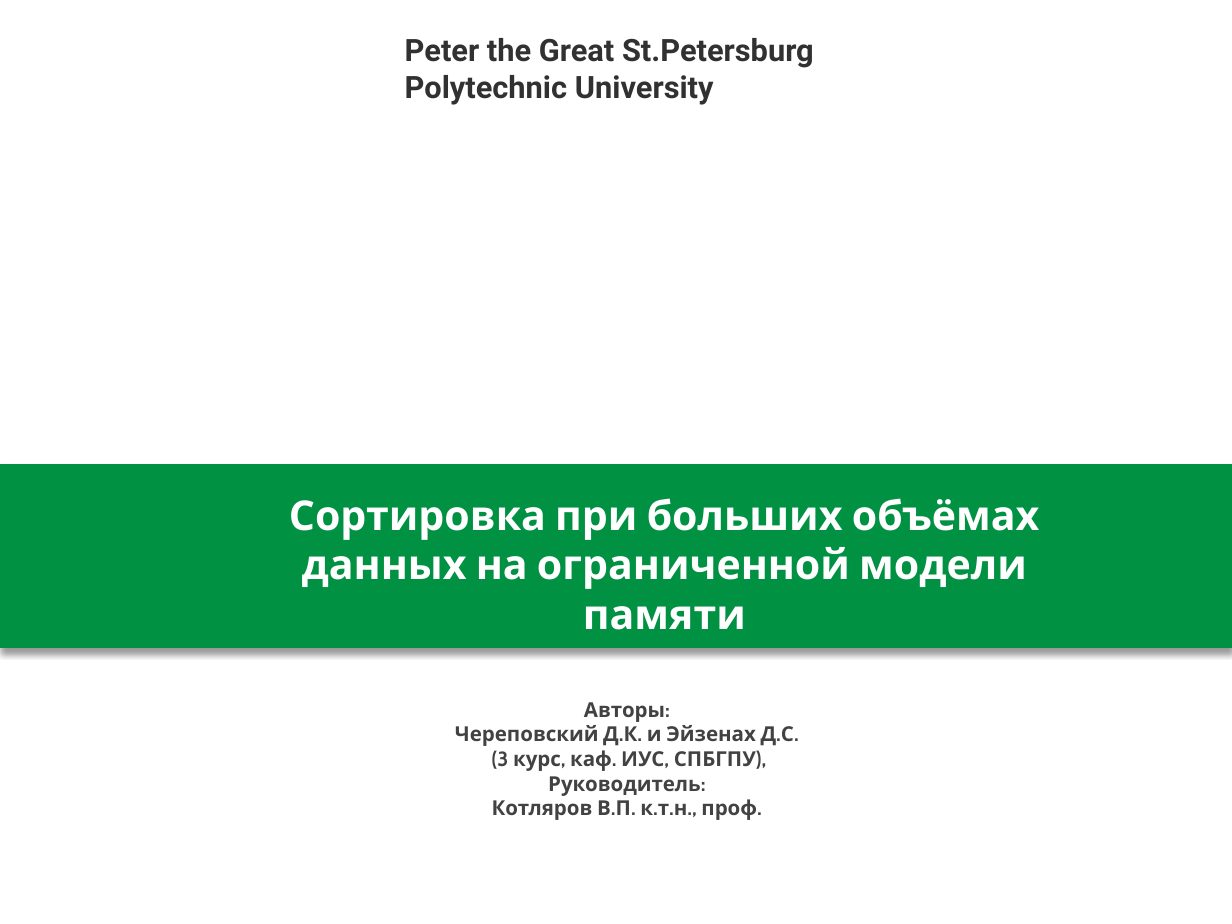
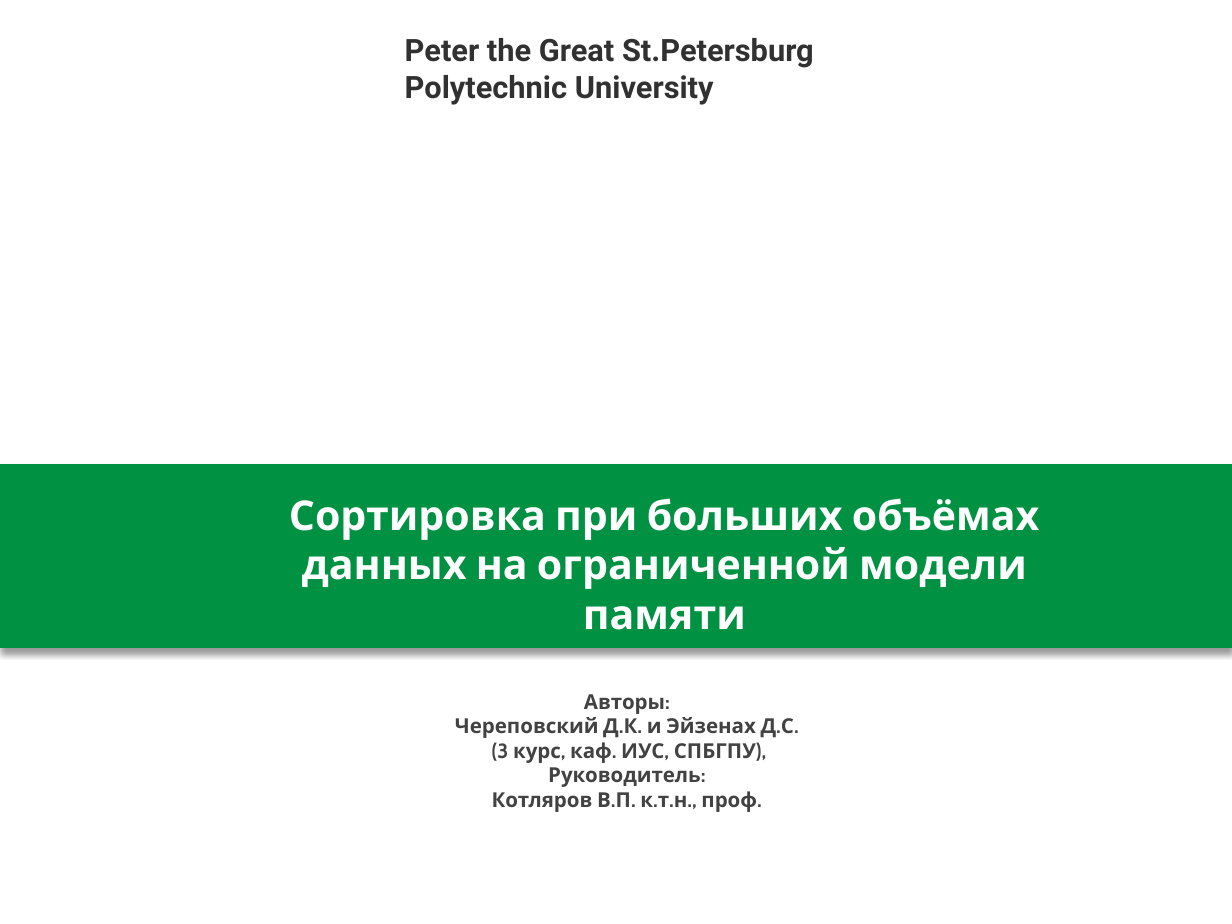
Before and after one commit to dmitriy-0297/Sort, a slide deck: slide 1 of Sorting.pptx. Drawn at 1232x924 pixels with LibreOffice and Linux fonts; fonts in the diff are those of the drawing; background and template pictures are left out. Boxes give left, top, right and bottom in pixels: in the first picture for what was removed or moved away, otherwise in the second. Text is boxed around its words. In the diff, an @@ line names an element or a change of style, - is before the commit and + after.

```diff
--- a/Sorting.pptx
+++ b/Sorting.pptx
@@ text "Авторы:": place and size @@
-text "Авторы:" at bbox=[455, 702, 794, 820]
+text "Авторы:" at bbox=[455, 694, 794, 812]
```
Also in this commit, not shown: 6 other slides changed, 2 slides added, 2 slides removed, 2 other files.
